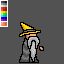
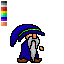
Comparing the layer stacks of the two 64×64 images. Changes:
showed "nose_08" over [32, 34, 37, 39]
added layer "hat_000" (4th of 60, in "Wizard" › "Hat" › "double_color") in group "double_color" over [10, 24, 45, 47]
hid "hat_000" (10th of 60, in "Wizard" › "Hat" › "double_color") over [19, 22, 41, 37]
added layer "Livello 13" in group "double_color" over [17, 39, 42, 63]
hid "body_000" (39th of 39, in "Wizard" › "Body" › "single_color") over [19, 37, 39, 63]
hid "Livello 2" over [0, 0, 64, 64]
